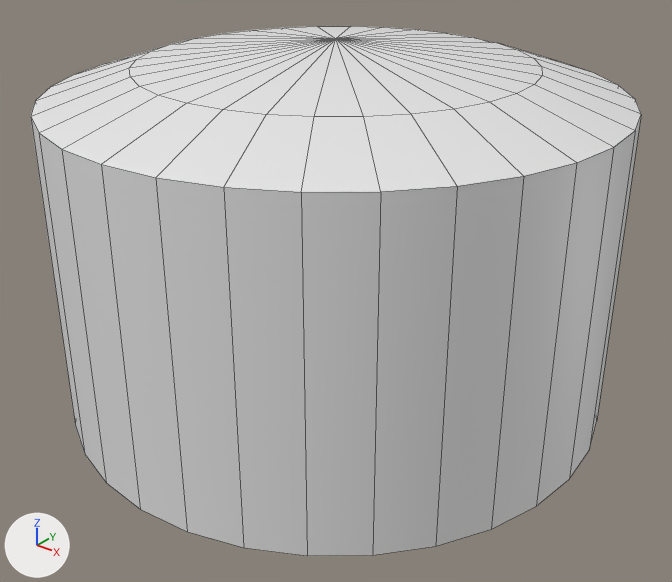
One commit to the FBX model Assets/Models/Mesh/Walls.fbx: the scene before it, then after it.
Both versions are drawn from a 50 mm lens placed at (23.0, -28.7, 21.8), pointed at (0.8, -1.0, 4.6). Lighting does not change. The marker at lower left points along +X, +Y and +Z. Mesh edges are drawn as thin lines. Where no turn or scale is listed for an object, it has been applied to the vertices.

The first picture shows 'Walls'.
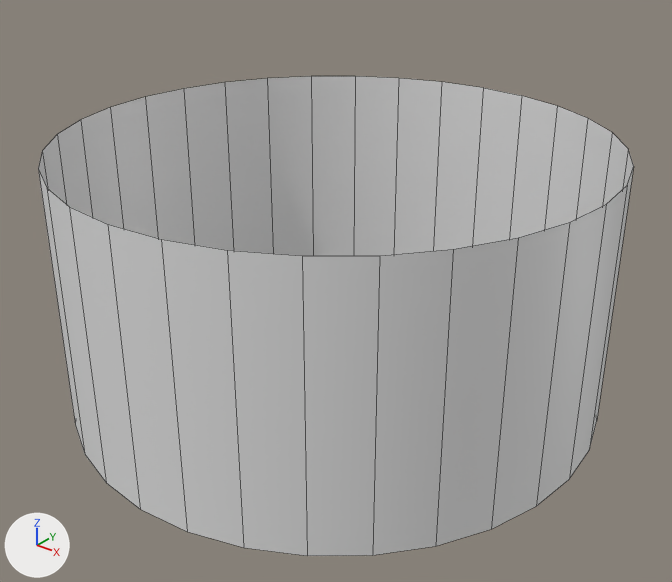
The newer file is also rescaled (x1.175), turned or shifted as a whole; pictures and numbers use the older file's frame.

Where the change shows, as pixel boxes [x1, y1, x2, y2] in the pictures (672 x 582 px):
'Walls', reshaped (9% shorter)
    before: [31, 26, 641, 556]
    after: [38, 76, 634, 556]

The edits, one by one:
me_floor_002 is used by ob_walls; location (0.0, 0.0, 0.0).
me_floor_002 had 97 vertices, 96 faces and spanned x -11.6..11.6, y -11.6..11.6, z -0.6..14.8.
me_floor_002 now has 64 vertices, 32 faces and spans x -11.6..11.6, y -11.6..11.6, z -0.6..10.7.
Part 1, on me_floor_002:
33 vertices are removed from x -8.0..8.0, y -8.0..8.0, z 13.9..14.8.
64 faces are deleted.
32 vertices in x -11.6..11.6, y -11.6..11.6, z 12.7 move by (0.0, 0.0, -2.0).
